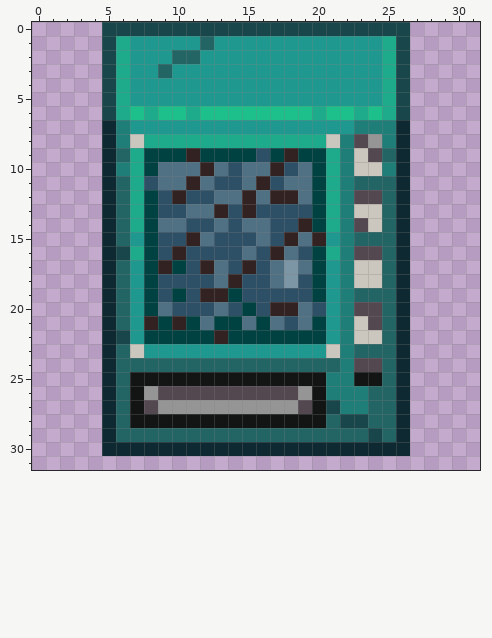
Two versions of one pixel-art sprite, Resources/Textures/Structures/Machines/VendingMachines/chefvend.rsi/broken.png. Above, as it was before the edit.
The file is 32x32 pixels. Colours within 5 levels of each other are drawn and written as one.
After:
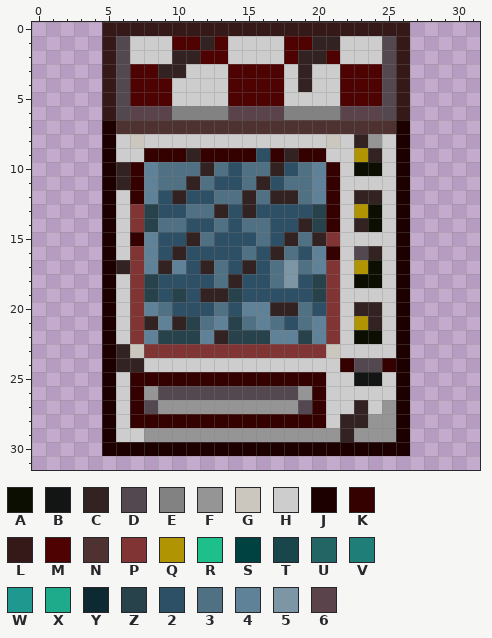
Palette (. is transparent): A #0b0e00  B #131514  C #332222  D #534750  E #828282  F #959595  G #cbc6be  H #cdcdcd  J #1c0000  K #350000  L #351919  M #4e0202  N #4e3232  P #803434  Q #b19401  R #1dbf8a  S #004242  T #18464a  U #236464  V #207e79  W #1f998f  X #1eab8c  Y #0f2932  Z #28424b  2 #2e5066  3 #507184  4 #608298  5 #7c96a5  6 #5b434b
The exact change:
@@ x 0..31 @@
- 0 .....TTTTTTTTTTTTTTTTTTTTTT.....
- 1 .....TXWWWWWUWWWWWWWWWWWWXT.....
- 2 .....TXWWWUUWWWWWWWWWWWWWXT.....
- 3 .....TXWWUWWWWWWWWWWWWWWWXT.....
- 4 .....TXWWWWWWWWWWWWWWWWWWXT.....
- 5 .....TXWWWWWWWWWWWWWWWWWWXT.....
- 6 .....TXRXRRXRRRRRRRRXRRXRXT.....
- 7 .....YVWWWWWWWWWWWWWWWWVVVY.....
- 8 .....YVGXXXXXXXXXXXXXGVDFVY.....
- 9 .....YUXSSSCSSSS2SCSSXVGDUY.....
-10 .....YVXS333C3233C23SXVGGVY.....
-11 .....YUX233C3223C233SXVUUUY.....
-12 .....YUXS2C2233C3CC3SXVDDUY.....
-13 .....YUXS2233C2C2222SXVGGUY.....
-14 .....YUXS3322323322CSXVDGUY.....
-15 .....YUWS22C322232C3CWVUUUY.....
-16 .....YTXS2C222232C32SXVDDUY.....
-17 .....YUWSCS2C32C2353SWVGGUY.....
-18 .....YUWS22223C22352SWVGGUY.....
-19 .....YUWS2S2CCS22222SWVUUUY.....
-20 .....YUWS322232S2CC32WVDDUY.....
-21 .....YUWCSCS3SS3S323SWVGDUY.....
-22 .....YTWSSSSSCSSSSSSSWVGGUY.....
-23 .....YUGWWWWWWWWWWWWWGVUUUY.....
-24 .....YUUUUUUUUUUUUUUUUVDDUY.....
-25 .....YUBBBBBBBBBBBBBBVVBBUY.....
-26 .....YUBFDDDDDDDDDDFBVVVUUY.....
-27 .....YUBDFFFFFFFFFFDBTVVUUY.....
-28 .....YUBBBBBBBBBBBBBBUTTUUY.....
-29 .....YUUUUUUUUUUUUUUUUUUTUY.....
-30 .....YYYYYYYYYYYYYYYYYYYYYY.....
+ 0 .....LLLLLLLLLLLLLLLLLLLLLL.....
+ 1 .....LDHHHMMCMHHHHMMCCHHHDL.....
+ 2 .....LDHHHCCMMHHHHMCCMHHHDL.....
+ 3 .....LDMMCCHHHMMMMHCHHMMMDL.....
+ 4 .....LDMMMHHHHMMMMHCHHMMMDL.....
+ 5 .....LDMMMHHHHMMMMHHHHMMMDL.....
+ 6 .....LD666EEEE6666EEEE666DL.....
+ 7 .....JNNNNNNNNNNNNNNNNNNNNJ.....
+ 8 .....JHGHHHHHHHHHHHHHGHCFHJ.....
+ 9 .....JHHKKKCKKKK2KCKKHHQCHJ.....
+10 .....JCK4333C3233C234KHAAHJ.....
+11 .....JCK433C3223C2334KHHHHJ.....
+12 .....JHK42C2233C3CC34KHCCHJ.....
+13 .....JHPZ2233C2C2222ZKHQAHJ.....
+14 .....JHPZ3322323322CZKHCAHJ.....
+15 .....JHK422C322232C3CPHHHHJ.....
+16 .....JHP42C222232C324KHDCHJ.....
+17 .....JCP4C42C32C23534PHQAHJ.....
+18 .....JHPZ22223C22352ZPHAAHJ.....
+19 .....JHPZ2Z2CCZ22222ZPHHHHJ.....
+20 .....JHP432223244CC32PHCCHJ.....
+21 .....JHPC4CZ34Z343234PHQCHJ.....
+22 .....JHP4ZZZ4CZZZ44Z4PHAAHJ.....
+23 .....JCGPPPPPPPPPPPPPGHHHHJ.....
+24 .....JCCHHHHHHHHHHHHHHKDDKJ.....
+25 .....JHKKKKKKKKKKKKKKHHBBHJ.....
+26 .....JHKFDDDDDDDDDDFKHHHHHJ.....
+27 .....JHKDFFFFFFFFFFDKHHCHFJ.....
+28 .....JHKKKKKKKKKKKKKKHCCFFJ.....
+29 .....JHHFFFFFFFFFFFFFFCFFFJ.....
+30 .....JJJJJJJJJJJJJJJJJJJJJJ.....
 31 ................................
Changed places in both pictures, as pixel boxes (x1, y1, x2, y2):
changed: (102, 22, 410, 456)
